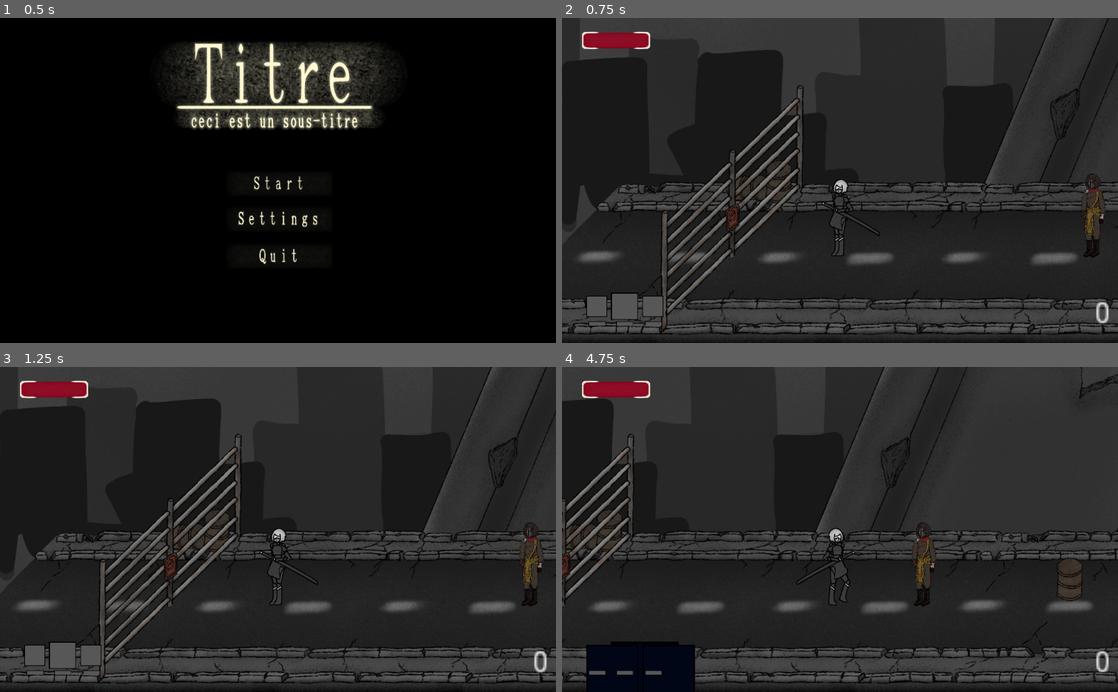
Above: before the commit, frames 1-4 (two rows, left to right).
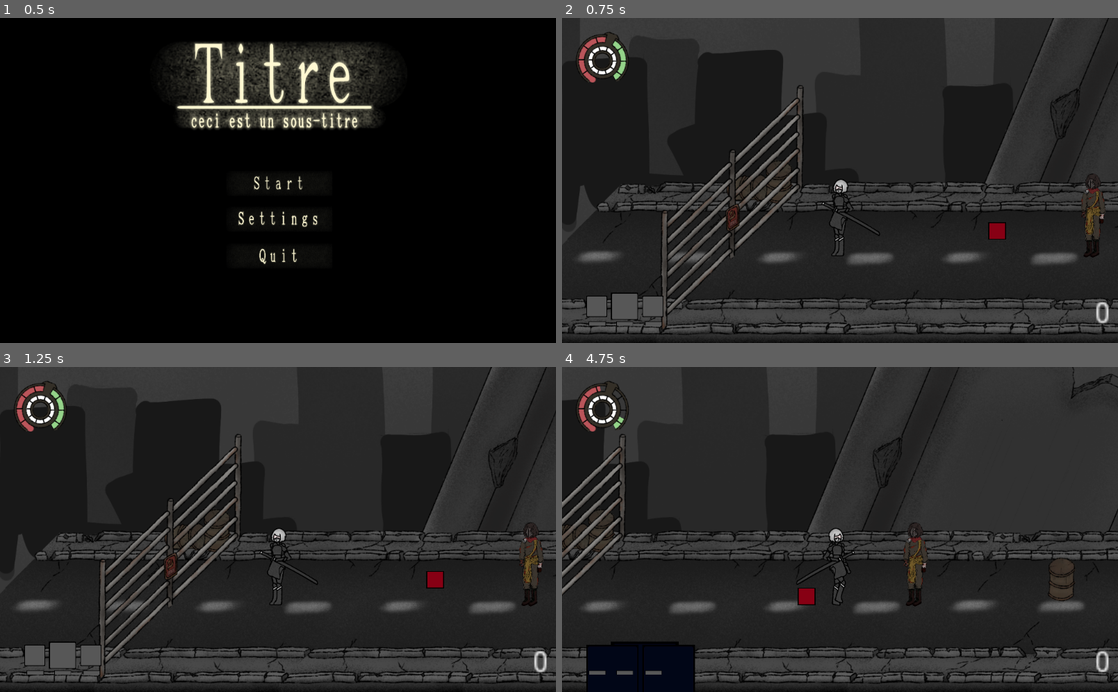
Above: after the commit, the same moments.

Repository: V-o-x-a-r-y/Aizan
Game: Godot game, scene res://assets/BasePlateScenes/SceneSwitcher.tscn
The game is run twice, just before and just after one commit, with the same random seed, the same clock (stepped at 60 frames per second) and the same inputs.
Inputs (mouse positions are in pixels of both pictures, inside the frame that each line leads up to):
- Up to frame 1 (0.5 s): no input
- Up to frame 2 (0.75 s): click (845, 183) at 0.5 s
- Up to frame 3 (1.25 s): no input
- Up to frame 4 (4.75 s): tap Enter at 1.25 s; hold Right (move_right) 1.28-2.78 s; tap F (attack) at 1.35, 2.3, 2.85, 3.8 s; tap Up (jump) at 1.52, 2.27, 3.77, 4.52 s; tap A (next_item) at 1.55, 2.1, 3.05, 4.55 s; hold Left (move_left) 2.78-3.53 s; hold Right (move_right) from 3.53 s (still down); tap Down (camera_down) at 3.6 s; tap E (interact) at 4.35 s

Frame 1 is identical in both runs. In frame 2, 1.3% of the frame differs, in the area x 2-80%, y 4-69%; in frame 3, 1.3%; in frame 4, 10%, in the area x 0-100%, y 0-98%.

Commit message:
Alpha 1.6.1

Diff:
--- a/assets/BasePlateScenes/AC_0_0.tscn
+++ b/assets/BasePlateScenes/AC_0_0.tscn
@@ -13,6 +13,7 @@
 [ext_resource path="res://assets/BasePlateScenes/AbandonedCitySprites/signs.png" type="Texture" id=11]
 [ext_resource path="res://assets/BasePlateScenes/Chest.tscn" type="PackedScene" id=12]
 [ext_resource path="res://assets/BasePlateScenes/NPC.tscn" type="PackedScene" id=13]
+[ext_resource path="res://assets/BasePlateScenes/enemy1.tscn" type="PackedScene" id=14]
 
 [sub_resource type="RectangleShape2D" id=1]
 extents = Vector2( 1316, 26 )
@@ -22,6 +23,7 @@
 
 [node name="AC_0_0" type="Node2D"]
 script = ExtResource( 1 )
+enemyList = [ "Enemy" ]
 chestList = [ "Interactables/Chest" ]
 NPCList = [ "Interactables/NPC" ]
 
@@ -123,6 +125,10 @@
 content = [ [ "item4", 2 ], [ "item3", 1 ] ]
 ID = "debugchest"
 
+[node name="Enemy" parent="." instance=ExtResource( 14 )]
+position = Vector2( 1336, 257 )
+scale = Vector2( 1.35269, 1.35269 )
+
 [node name="Player" parent="." instance=ExtResource( 6 )]
 position = Vector2( 970, 284 )
 
--- a/assets/BasePlateScenes/Player.gd
+++ b/assets/BasePlateScenes/Player.gd
@@ -4,6 +4,7 @@
 onready var animation_tree = $AnimationTree
 #signals
 signal health_changed(amount)
+signal stamina_changed(amount)
 signal score_changed(amount)
 signal effect_changed(effect,amount)
 signal callInventory()
@@ -39,6 +40,8 @@
 var previousSlot : int = 4
 var nextSlot : int = 1
 # stats
+var maxhealth : int = 10
+var maxstamina : int = 10
 var health : int = 10
 var stamina : int = 10
 var score: int = 0
@@ -47,14 +50,17 @@
 var knockbackMultiplier : int = 1
 var poisonResistance : int = 0
 # those are for 'Movement'
-var speed : int = 200           # walk speed
+var speed : int = 200        # base walk speed
 var jumpForce : int = 400
 var gravity : int = 1000
 var runSpeed : int = 250
 var vel : Vector2 = Vector2()
 # those are for 'attack'
 var playerDirection : bool = 0
-var attackCooldownTimer
+var attackCooldownTimer: Timer
+# stamina
+var staminatimer: Timer
+var staminarechargetimer: Timer
 # those three are for 'camera_down'
 onready var camera = get_node("Camera2D")
 onready var cameraInitPos = camera.position
@@ -70,17 +76,27 @@
 	# Initialize the attack cooldown timer
 	attackCooldownTimer = Timer.new()
 	attackCooldownTimer.one_shot = true
+# warning-ignore:return_value_discarded
+	attackCooldownTimer.connect("timeout", self, "_on_attack_cooldown_timeout")
+	add_child(attackCooldownTimer)
 	# poison timer
 	poisontimer = Timer.new()
 	poisontimer.one_shot = true
 	add_child(poisontimer)
 
 	poisonremovetimer = Timer.new()
-	poisontimer.one_shot = true
+	poisontimer.one_shot = true # this should've been poisonremovetimer but somehow, it just works.
 	add_child(poisonremovetimer)
-# warning-ignore:return_value_discarded
-	attackCooldownTimer.connect("timeout", self, "_on_attack_cooldown_timeout")
-	add_child(attackCooldownTimer)
+	# stamina timer
+	staminatimer = Timer.new()
+	staminatimer.one_shot = true
+	staminatimer.connect("timeout", self, "_on_staminaconnect")
+	add_child(staminatimer)
+
+	staminarechargetimer = Timer.new()
+	staminarechargetimer.one_shot = true # this should've been poisonremovetimer but somehow, it just works.
+	add_child(staminarechargetimer)
+
 	# dialogue timer
 	dialogueTimer = Timer.new()
 	dialogueTimer.one_shot = true
@@ -101,7 +117,7 @@
 		get_parent().get_parent().get_node(i).connect("dialogueChanged",self,"_on_dialogueChanged")
 
 func _physics_process(delta):
-	if vel == Vector2(0,vel.y):
+	if vel == Vector2(0,vel.y): # check if player moving, if not then start idle anim
 		animation_tree.get("parameters/playback").travel("idle")
 
 	if health<=0:
@@ -115,7 +131,6 @@
 			enemy.set_physics_process(false)
 
 	if Input.is_action_just_pressed("next_item"):
-		print(vel)
 		if currentSlot == 4: currentSlot=0
 		else: currentSlot+=1
 		if nextSlot == 4: nextSlot=0
@@ -171,10 +186,12 @@
 	if Input.is_action_just_pressed("jump") and is_on_floor():
 		vel.y -= jumpForce
 	#attack1
-	if Input.is_action_just_pressed("attack") and attackCooldownTimer.time_left <= 0:
-		print("attack1, stamina before:",stamina)
+	if Input.is_action_just_pressed("attack") and attackCooldownTimer.time_left <= 0 and stamina>=3:
 		animation_tree.get("parameters/playback").travel("attack1")
 		stamina -= 3
+		emit_signal("stamina_changed",stamina)
+		# used to make stamina go back up after unactivity
+		staminatimer.start(1.5)
 
 		""" # old attack system, might delete later (I should, but could still be of use for now idk prbbly not)
 
@@ -223,6 +240,20 @@
 	if Input.is_action_just_pressed("use_injector"):
 		if shotList.count(shot)>=1:
 			useInjector(shot)
+func _on_staminaconnect():
+	_on_staminarecharge(stamina)
+
+func _on_staminarecharge(amount):
+	if staminatimer.time_left<=0:
+		for i in range(maxstamina-amount):
+			if amount>=maxstamina:
+				stamina=10
+				break
+			stamina+=1
+			emit_signal("stamina_changed", stamina)
+			staminarechargetimer.start(0.5)
+			yield(staminarechargetimer, "timeout")
+
 
 func changeHotbar():
 	$Camera2D/playerHUD/currentSlot/image.texture = get_node("Camera2D/Inventory/EquipementTab/items/slot"+str(currentSlot)).texture
--- a/assets/BasePlateScenes/Player.tscn
+++ b/assets/BasePlateScenes/Player.tscn
@@ -6189,7 +6189,6 @@
 
 [node name="Hitbox" type="Area2D" parent="KinematicBody2D"]
 visible = false
-scale = Vector2( 1, 1 )
 
 [node name="CollisionShape2D" type="CollisionShape2D" parent="KinematicBody2D/Hitbox"]
 position = Vector2( 20.0203, -33.1916 )
@@ -6683,3 +6682,4 @@
 [connection signal="health_changed" from="KinematicBody2D" to="KinematicBody2D/Camera2D/playerHUD" method="_on_KinematicBody2D_health_changed"]
 [connection signal="score_changed" from="KinematicBody2D" to="KinematicBody2D/Camera2D/playerHUD" method="_on_KinematicBody2D_score_changed"]
 [connection signal="shotListChanged" from="KinematicBody2D" to="KinematicBody2D/Camera2D/playerHUD" method="_on_KinematicBody2D_shotListChanged"]
+[connection signal="stamina_changed" from="KinematicBody2D" to="KinematicBody2D/Camera2D/playerHUD" method="_on_KinematicBody2D_stamina_changed"]
--- a/assets/BasePlateScenes/playerHUD.gd
+++ b/assets/BasePlateScenes/playerHUD.gd
@@ -5,13 +5,17 @@
 onready var shot2 = $injectorShots/shot2/image
 
 func _ready():
-	$PlayerHealth.value = get_parent().get_parent().health
+	$barsOverlay/health.value = get_parent().get_parent().health
+	$barsOverlay/stamina.value = get_parent().get_parent().stamina
 
 func _on_KinematicBody2D_health_changed(amount): #receiving the signal from the player.
-	$PlayerHealth.value = amount
+	$barsOverlay/health.value = amount
 
-func _on_KinematicBody2D_score_changed(amount):
-	$PlayerScore.text = str(amount)
+func _on_KinematicBody2D_stamina_changed(amount):
+	$barsOverlay/stamina.value = amount
+
+func _on_KinematicBody2D_score_changed(amount):  # that'll become currency later, for now it useless
+	$barsOverlay/health.text = str(amount)
 
 func _on_KinematicBody2D_shotListChanged(shotList, shot):
 	match shot:
--- a/assets/BasePlateScenes/playerHUD.tscn
+++ b/assets/BasePlateScenes/playerHUD.tscn
@@ -1,14 +1,55 @@
-[gd_scene load_steps=5 format=2]
+[gd_scene load_steps=9 format=2]
 
 [ext_resource path="res://assets/BasePlateScenes/playerHUD.gd" type="Script" id=1]
 [ext_resource path="res://assets/BasePlateScenes/UI_sprites/lifebar.png" type="Texture" id=2]
 [ext_resource path="res://assets/BasePlateScenes/UI_sprites/UI_select.png" type="Texture" id=3]
 [ext_resource path="res://assets/BasePlateScenes/BasePlateSprites/wall.png" type="Texture" id=4]
+[ext_resource path="res://assets/BasePlateScenes/UI_sprites/HUDoverlay.png" type="Texture" id=5]
+[ext_resource path="res://assets/BasePlateScenes/UI_sprites/healthbar.png" type="Texture" id=6]
+[ext_resource path="res://assets/BasePlateScenes/UI_sprites/staminabar.png" type="Texture" id=7]
+[ext_resource path="res://assets/BasePlateScenes/UI_sprites/manabar.png" type="Texture" id=8]
 
 [node name="playerHUD" type="Control"]
 anchor_right = 1.0
 anchor_bottom = 1.0
 script = ExtResource( 1 )
+
+[node name="barsOverlay" type="TextureRect" parent="."]
+margin_right = 131.0
+margin_bottom = 131.0
+texture = ExtResource( 5 )
+
+[node name="health" type="TextureProgress" parent="barsOverlay"]
+show_behind_parent = true
+margin_right = 131.0
+margin_bottom = 131.0
+max_value = 10.0
+value = 10.0
+texture_progress = ExtResource( 6 )
+fill_mode = 4
+radial_initial_angle = 188.3
+radial_fill_degrees = 183.7
+
+[node name="stamina" type="TextureProgress" parent="barsOverlay"]
+show_behind_parent = true
+margin_right = 131.0
+margin_bottom = 131.0
+max_value = 10.0
+value = 10.0
+texture_progress = ExtResource( 7 )
+fill_mode = 5
+tint_progress = Color( 0.788235, 0.972549, 0.752941, 1 )
+radial_initial_angle = 148.6
+radial_fill_degrees = 145.4
+
+[node name="mana" type="TextureProgress" parent="barsOverlay"]
+show_behind_parent = true
+margin_right = 131.0
+margin_bottom = 131.0
+max_value = 10.0
+value = 10.0
+texture_progress = ExtResource( 8 )
+fill_mode = 5
 
 [node name="PlayerScore" type="Label" parent="."]
 margin_left = 1212.0
@@ -32,6 +73,7 @@
 valign = 1
 
 [node name="PlayerHealth" type="TextureProgress" parent="."]
+visible = false
 margin_right = 40.0
 margin_bottom = 40.0
 max_value = 10.0
Not shown: 1 places in assets/BasePlateScenes/AC_0_0.tscn that only renumber resources
Binary file added: assets/BasePlateScenes/UI_sprites/HUDoverlay.png
Not shown, added: assets/BasePlateScenes/UI_sprites/HUDoverlay.png.import
Binary file added: assets/BasePlateScenes/UI_sprites/healthbar.png
Not shown, added: assets/BasePlateScenes/UI_sprites/healthbar.png.import
Binary file added: assets/BasePlateScenes/UI_sprites/manabar.png
Not shown, added: assets/BasePlateScenes/UI_sprites/manabar.png.import
Binary file added: assets/BasePlateScenes/UI_sprites/staminabar.png
Not shown, added: assets/BasePlateScenes/UI_sprites/staminabar.png.import
Binary file added: assets/BasePlateScenes/UI_sprites/textureBarsHUD.png
Not shown, added: assets/BasePlateScenes/UI_sprites/textureBarsHUD.png.import
